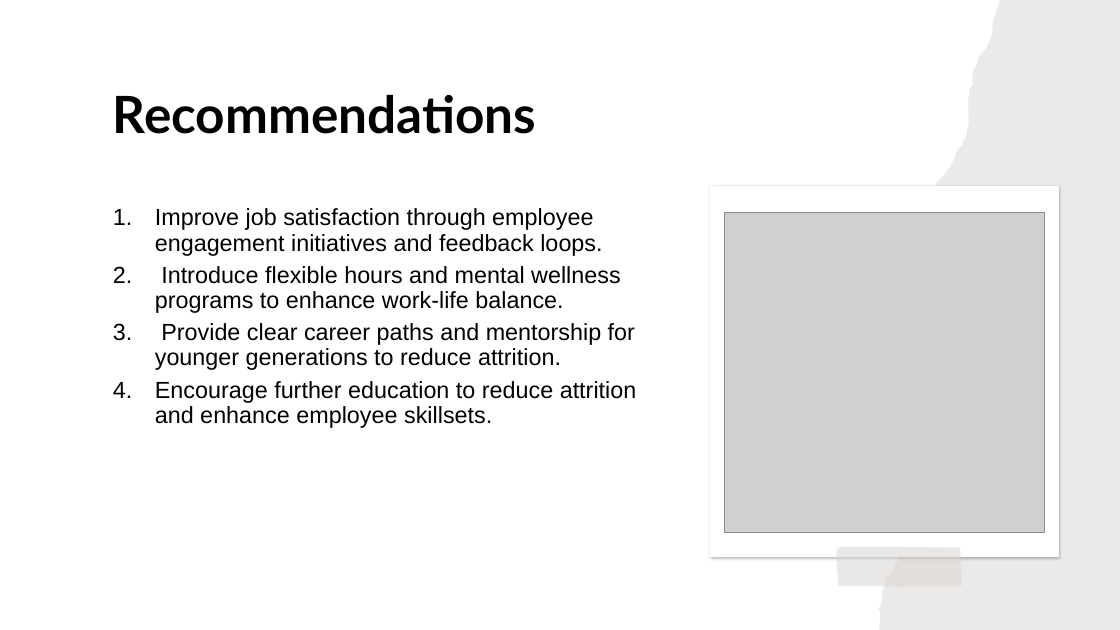
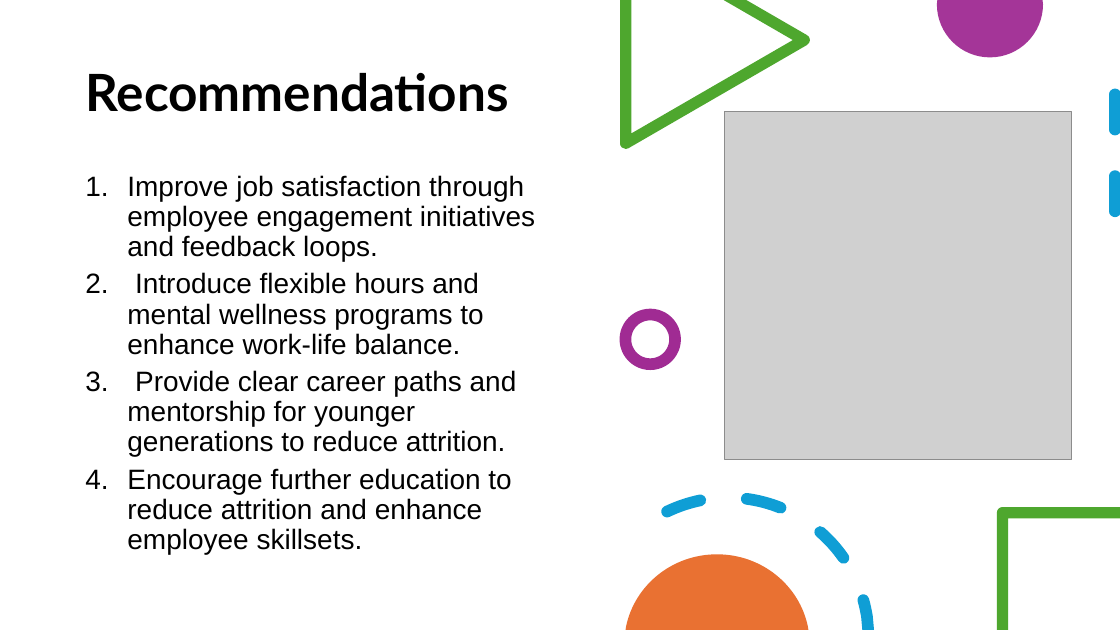
Before and after one commit to Waleed2025xp/Group4_final-project, a slide deck: slide 23 of project_Group4/Hr project_Group 4.pptx (slide 20 before the commit). Drawn at 1120x630 pixels with LibreOffice and Linux fonts; fonts in the diff are those of the drawing; grey boxes stand for pictures. Boxes give left, top, right and bottom in pixels: in the first picture for what was removed or moved away, otherwise in the second. Text is boxed around its words. In the diff, an @@ line names an element or a change of style, - is before the commit and + after.

```diff
--- a/project_Group4/Hr project_Group 4.pptx
+++ b/project_Group4/Hr project_Group 4.pptx
@@ freeform shape added at box(620, 0, 810, 149), fill #4EA72E @@
@@ freeform shape removed at box(878, 0, 1120, 630) @@
@@ freeform shape added at box(937, 0, 1043, 57), fill #A02B93 at 95% opacity @@
@@ title "Recommendations": place and size @@
-title "Recommendations" at box(113, 95, 536, 134)
+title "Recommendations" at box(85, 73, 508, 112)
@@ picture: place and size @@
-picture at box(725, 212, 1045, 532)
+picture at box(725, 112, 1073, 460)
@@ line added from (1116, 94) to (1116, 241), #0F9ED5 10 pt dashed @@
@@ text "Improve job satisfaction through employee ...": place and size @@
-text "Improve job satisfaction through employee ..." at box(155, 208, 637, 428)
+text "Improve job satisfaction through employee ..." at box(127, 175, 535, 554)
@@ text "Improve job satisfaction through employee ..." at box(127, 175, 535, 554): size 20 to 24 pt @@
@@ freeform shape removed at box(710, 186, 1059, 557) @@
@@ ellipse added at box(626, 314, 676, 364), outline #A02B93 10 pt @@
@@ freeform shape added at box(659, 452, 879, 630), fill #0F9ED5 @@
@@ freeform shape added at box(997, 507, 1120, 630), fill #4EA72E @@
@@ freeform shape added at box(626, 555, 809, 630), fill #E97132 @@
@@ freeform shape removed at box(836, 547, 962, 586) @@
```
Also in this commit, not shown: 10 other slides changed, 2 slides added, 1 slide removed, 1 other file.
